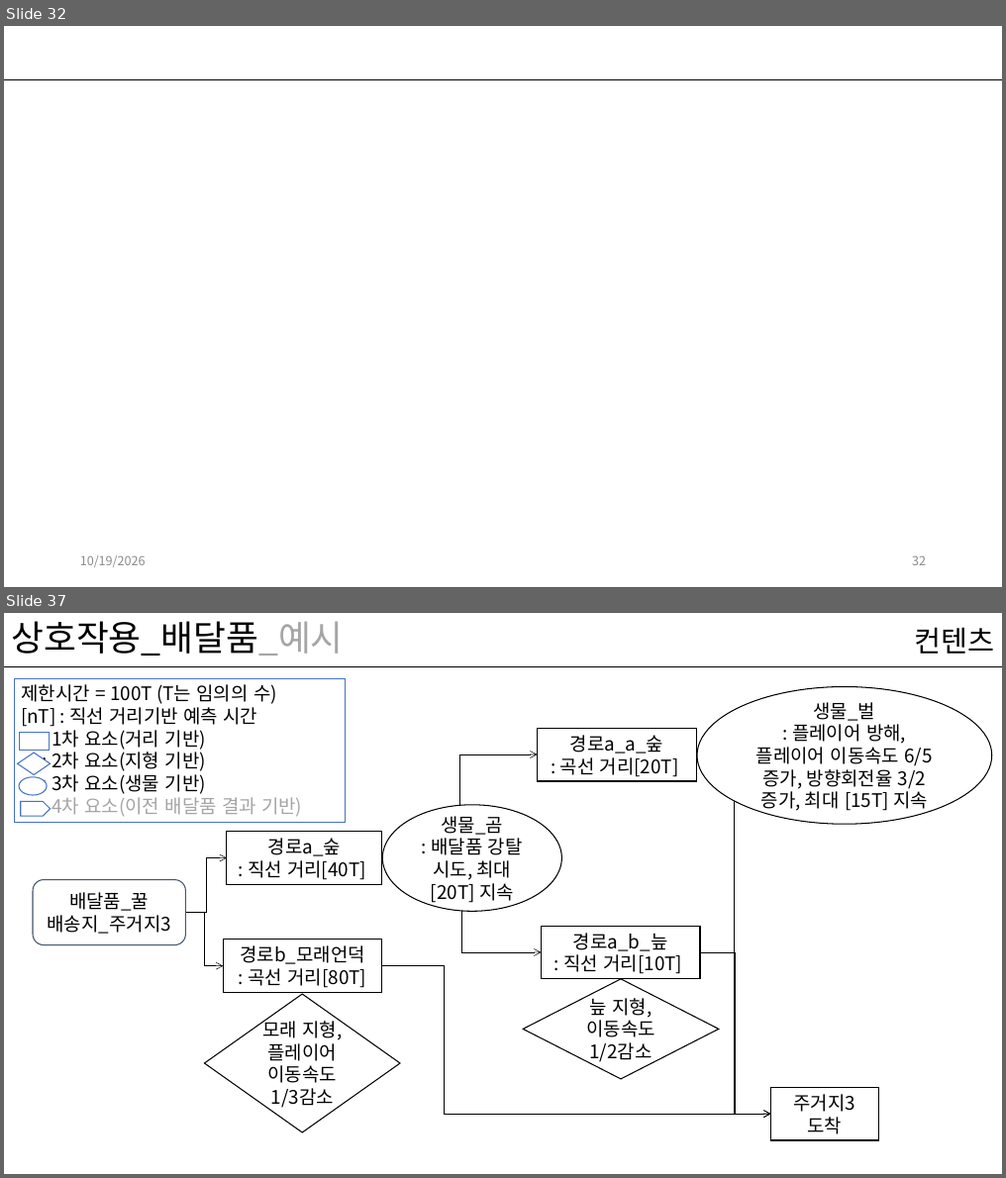
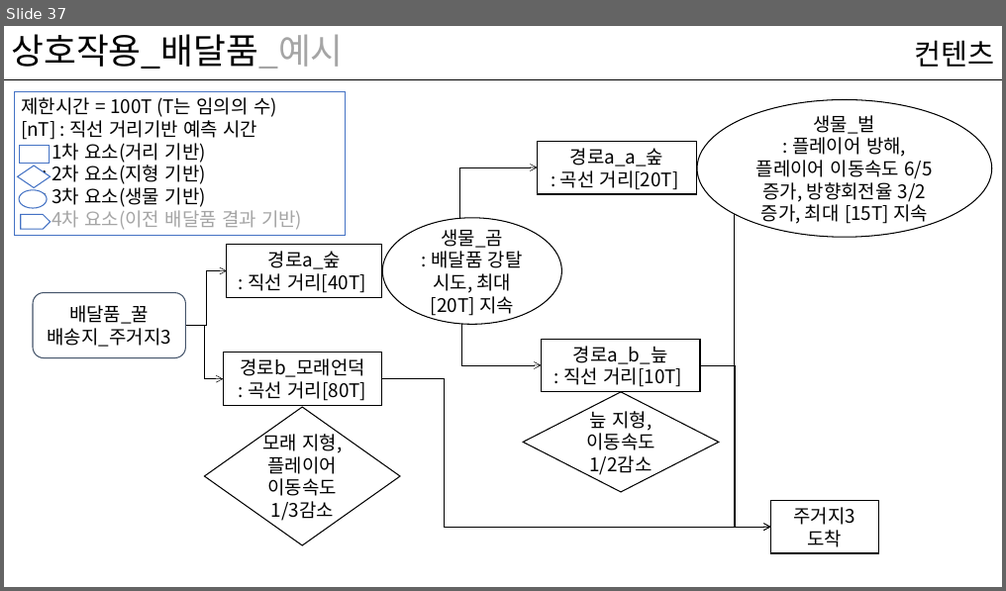
Before and after one commit to kwakyerin/2026_Graduation_Project, a slide deck: documents/HyunahKwon/design/designing/for_teammates/배트와 달트_기획.pptx. Shown one above the other, each under a label of ours: slides 32 and 37 before the commit, slide 37 after it; the slides between them are not shown. The pictures are 1006x1178 and 1006x591 pixels, drawn with LibreOffice and Linux fonts; fonts in the diff are those of the drawing. Boxes give left, top, right and bottom in pixels: in the first picture for what was removed or moved away, otherwise in the second. Text is boxed around its words. In the diff, an @@ line names an element or a change of style, - is before the commit and + after.

```diff
--- a/documents/HyunahKwon/design/designing/for_teammates/배트와 달트_기획.pptx
+++ b/documents/HyunahKwon/design/designing/for_teammates/배트와 달트_기획.pptx
@@ slide 32 removed at <box>4,26,1002,587</box>, background #FFFFFF; not listed: 1 template element that a slide beside it also shows @@
@@ text removed at <box>80,556,146,568</box> @@
-10/19/2026
@@ page number removed at <box>912,557,926,566</box> @@
-32
```
Also in this commit, not shown: 54 slides changed, 3 slides added, 1 other slide removed, 3 other files.
